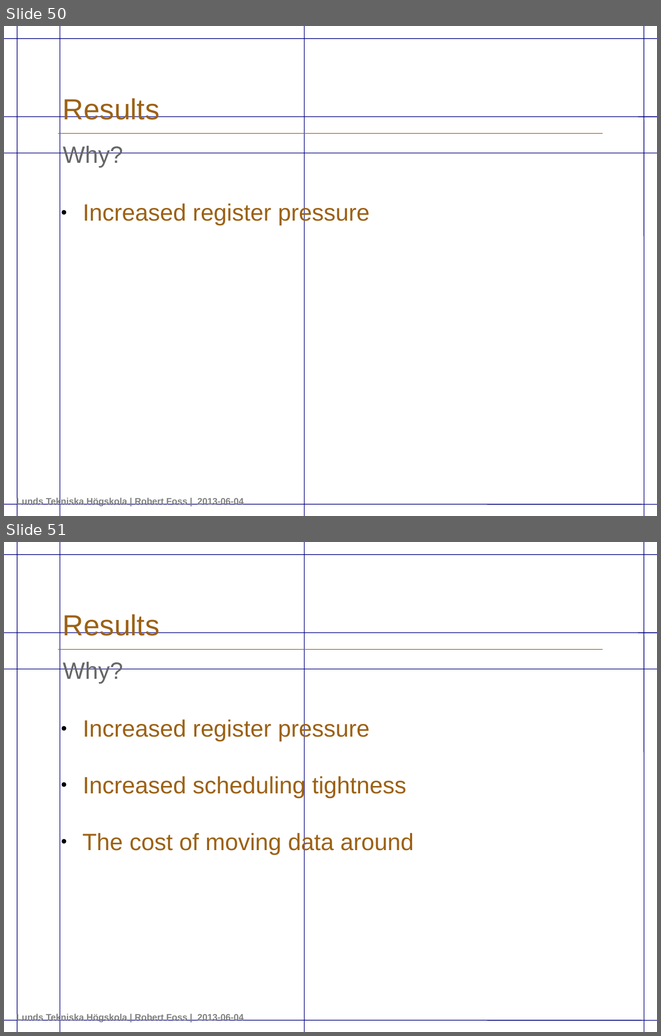
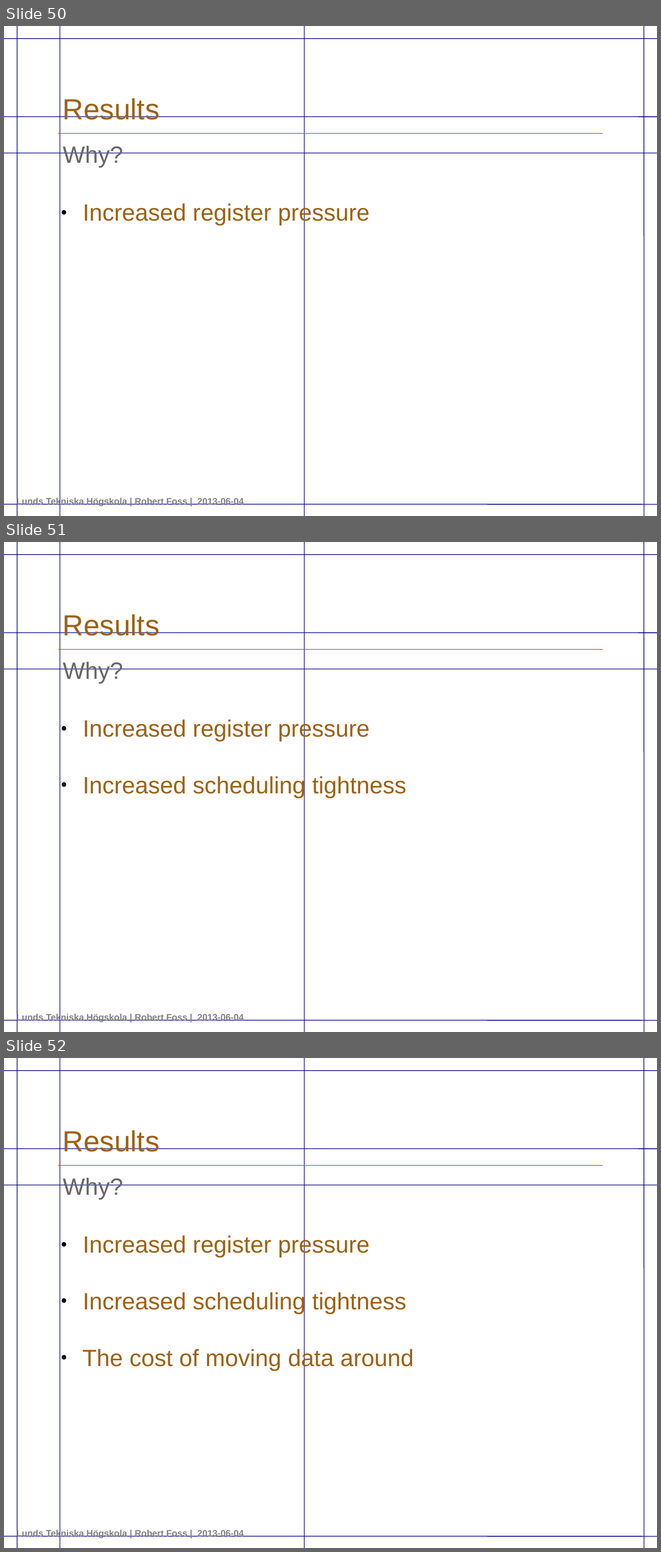
Before and after one commit to robertfoss/masters_thesis, a slide deck: presentation/presentation.odp. Shown one above the other, each under a label of ours: slides 50 and 51 before the commit, slides 50, 51 and 52 after it. The pictures are 661x1036 and 661x1552 pixels, drawn with LibreOffice and Linux fonts; fonts in the diff are those of the drawing. Boxes give left, top, right and bottom in pixels: in the first picture for what was removed or moved away, otherwise in the second. Text is boxed around its words. In the diff, an @@ line names an element or a change of style, - is before the commit and + after.

```diff
--- a/presentation/presentation.odp
+++ b/presentation/presentation.odp
@@ slide 51 added at (x1=4, y1=542, x2=657, y2=1032), background #FFFFFF; not listed: 10 template elements that a slide beside it also shows @@
@@ title added at (x1=63, y1=614, x2=160, y2=636), 32 pt, text #9C6114 @@
+Results
@@ title added at (x1=63, y1=662, x2=123, y2=684), 26 pt, text #666666 @@
+Why?
@@ text added at (x1=83, y1=718, x2=406, y2=798), 26 pt, text #9C6114 @@
+● Increased register pressure
+● Increased scheduling tightness
@@ what was slide 51 is now slide 52 @@
```
Also in this commit, not shown: 1 other slide added, 1 other file.
